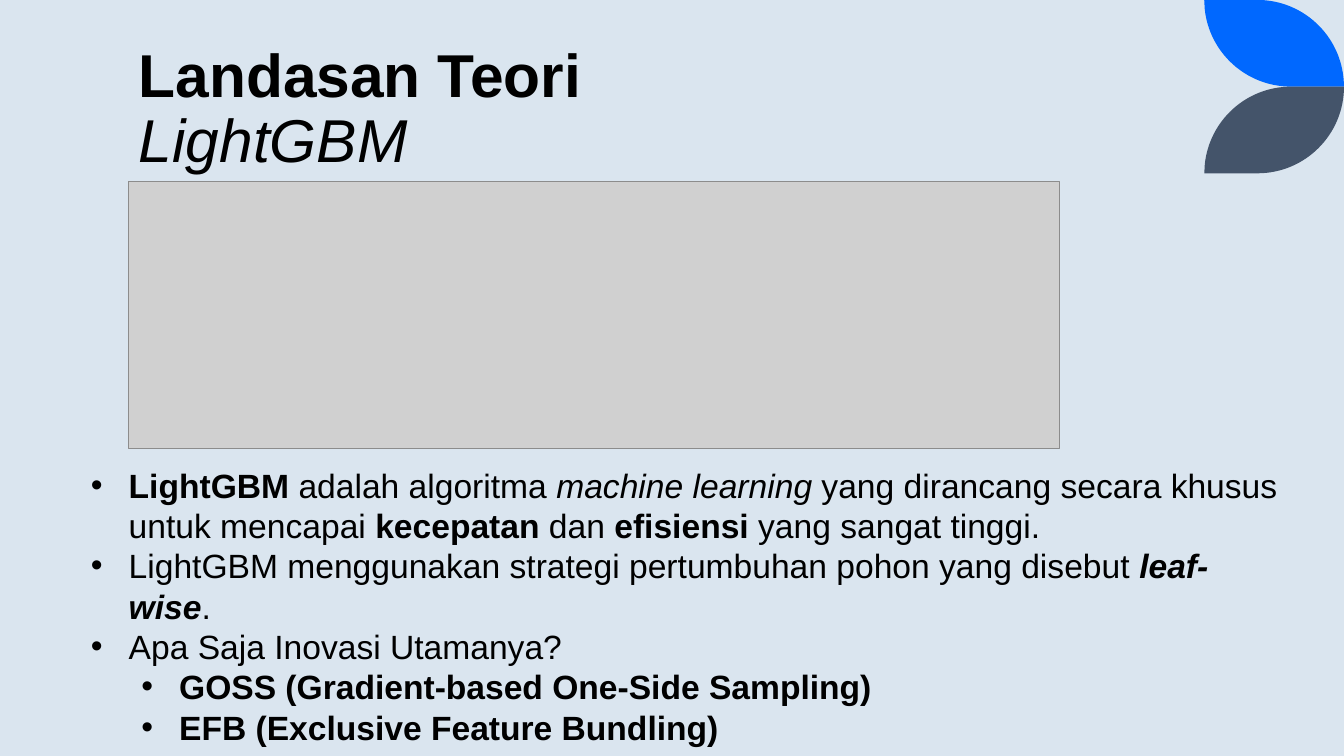
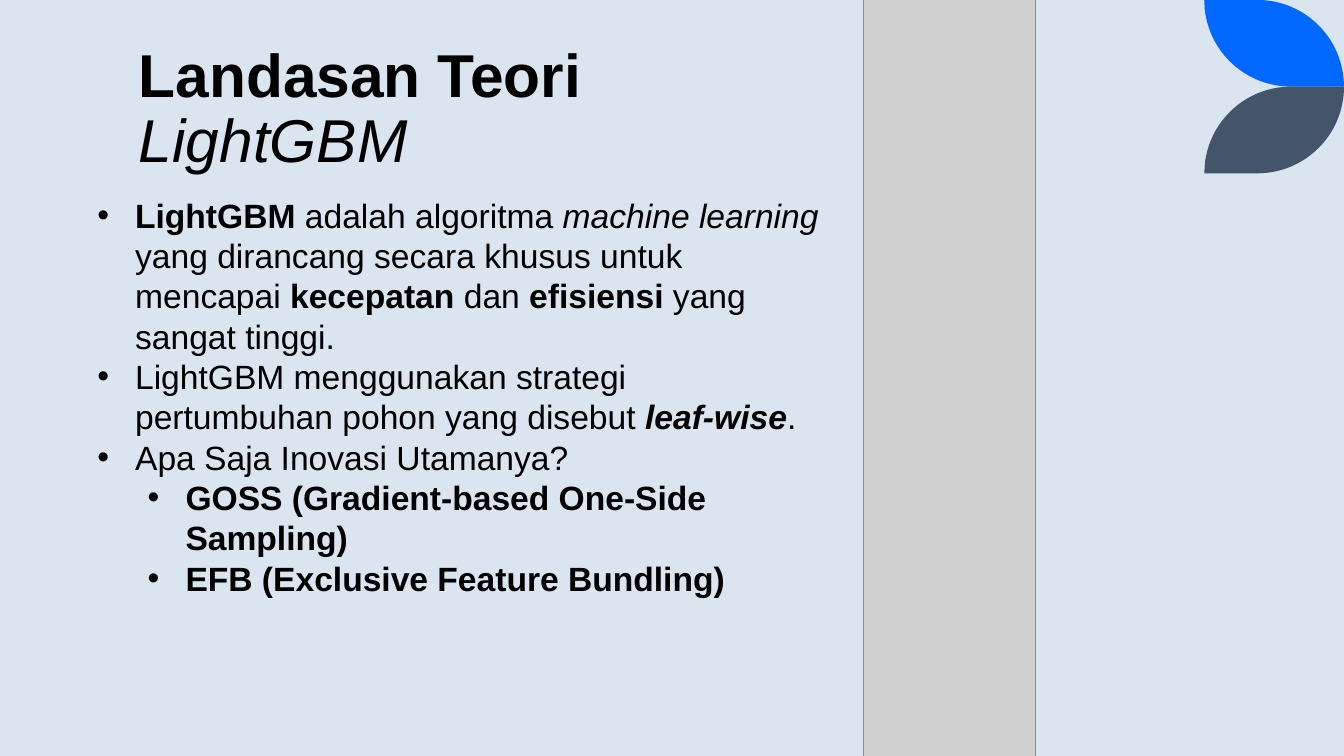
Before and after one commit to fadhilra101/skripsi, a slide deck: slide 13 of ppt/PPT SEMPRO FADHIL.pptx (slide 10 before the commit). Drawn at 1344x756 pixels with LibreOffice and Linux fonts; fonts in the diff are those of the drawing; grey boxes stand for pictures. Boxes give left, top, right and bottom in pixels: in the first picture for what was removed or moved away, otherwise in the second. Text is boxed around its words. In the diff, an @@ line names an element or a change of style, - is before the commit and + after.

```diff
--- a/ppt/PPT SEMPRO FADHIL.pptx
+++ b/ppt/PPT SEMPRO FADHIL.pptx
@@ picture added at <box>864,0,1035,756</box> @@
@@ text "LightGBM adalah algoritma machine learning ..." rewrapped from <box>129,473,1277,706</box> to <box>135,203,819,557</box> @@
@@ picture removed at <box>129,181,1061,449</box> @@
```
Also in this commit, not shown: 4 other slides changed, 4 slides added, 1 other file.
